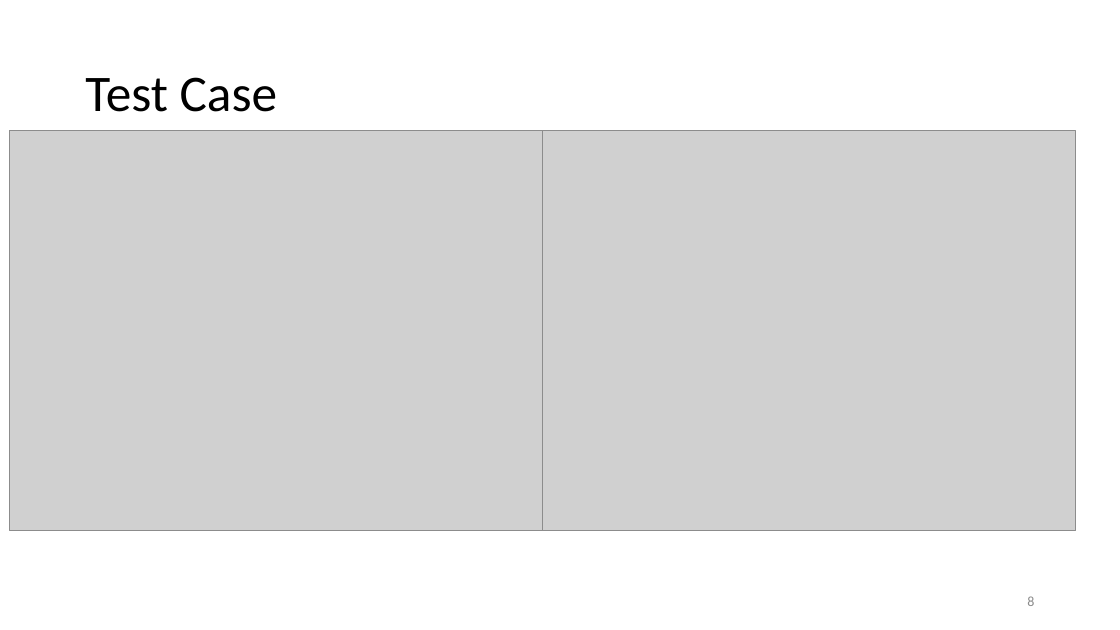
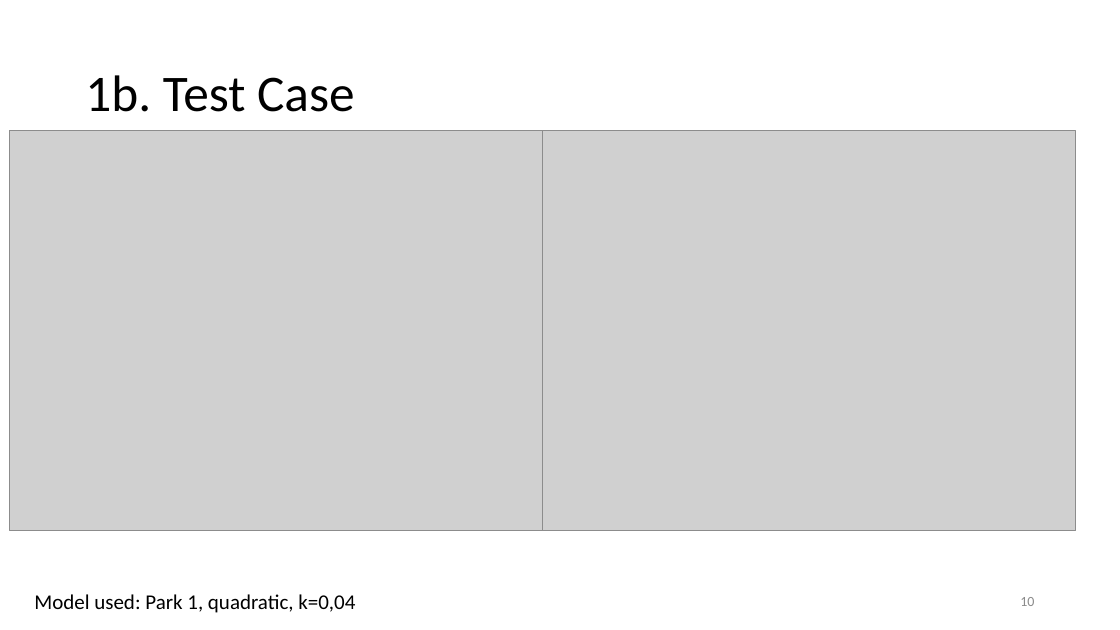
Before and after one commit to obossuyt/Thesis_Ottelien, a slide deck: slide 10 of Meetings & Official Documents/20180213_Meeting07.pptx (slide 8 before the commit). Drawn at 1120x630 pixels with LibreOffice and Linux fonts; fonts in the diff are those of the drawing; grey boxes stand for pictures. Boxes give left, top, right and bottom in pixels: in the first picture for what was removed or moved away, otherwise in the second. Text is boxed around its words. In the diff, an @@ line names an element or a change of style, - is before the commit and + after.

```diff
--- a/Meetings & Official Documents/20180213_Meeting07.pptx
+++ b/Meetings & Official Documents/20180213_Meeting07.pptx
@@ title at (85,75,355,112): text changed @@
-Test Case
+1b. Test Case
@@ text added at (34,594,355,613), 18 pt, text #000000 @@
+Model used: Park 1, quadratic, k=0,04
@@ page number at (1020,597,1034,606): text changed @@
-8
+10
```
Also in this commit, not shown: 11 other slides changed, 8 slides added, 1 slide removed.
